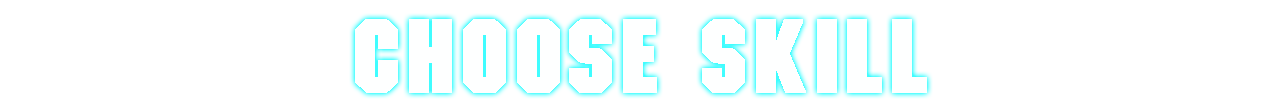
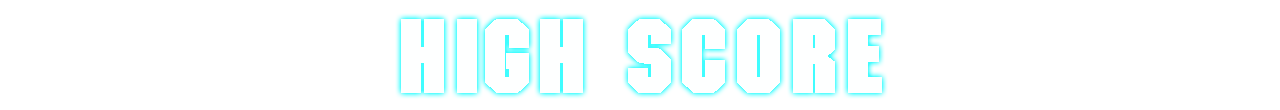
The second 1280×110 image is a revision of the first. Changes to its layers:
renamed "choose skill" to "High SCORE", painted on it over <box>355,19,927,93</box>
